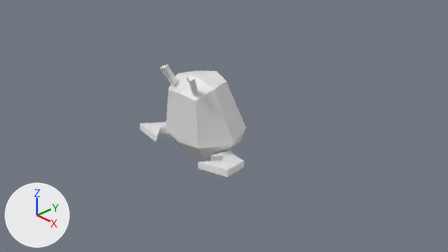
An edit to the Blender file Assets/antsy.blend, drawn before and after from the same camera.
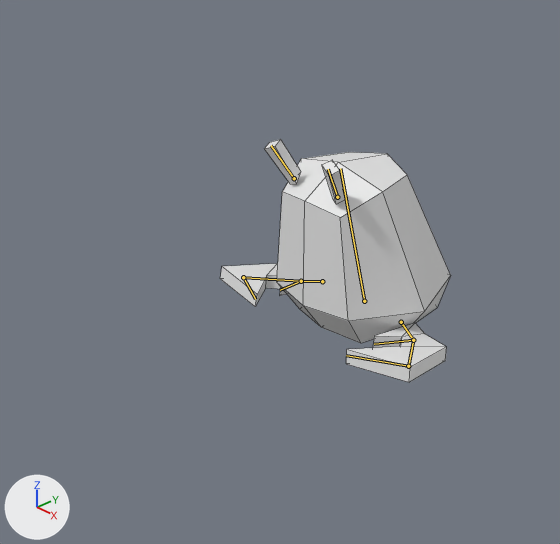
Each version appears first from the file's camera 'Camera', and next in a close-up on the part from 8% to 66% of the width and 0% to 100% of the height. Lighting does not change. The marker at lower left points along +X, +Y and +Z. Both versions are drawn at frame 8 of the action 'attack'; the numbers are the values there. The bones that bend it are drawn over the model as lines in the close-ups. The close-ups show mesh edges as thin lines.
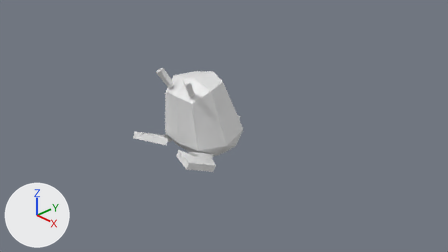
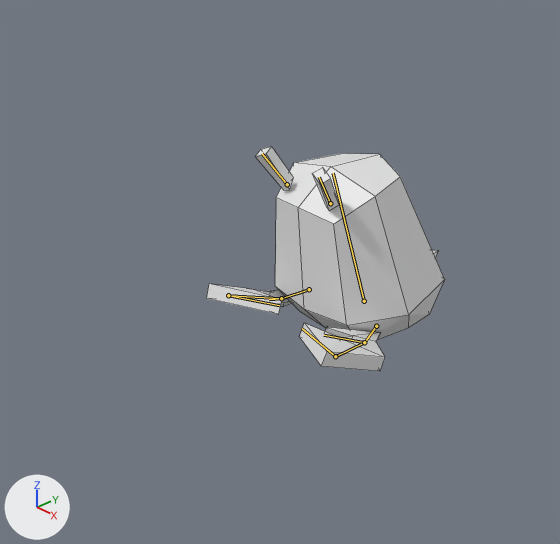
What the commit changed:
Bone 'Torso' (bone_torso) moves from (0.0, 0.0, 0.009) to (0.0, 0.0, 0.013).
Bone 'Torso' (bone_torso) turns from (7, 0, 0) to (10, 0, 0) degrees about its own x, y and z.
Bone 'Arm.L' (bone_arm_l) moves from (0.026, 0.036, -0.088) to (0.125, -0.126, 0.101).
Bone 'Arm.L' (bone_arm_l) turns from (37, 9, 20) to (88, 5, 33) degrees about its own x, y and z.
Bone 'Hand.L' (bone_hand_l) moves from (0.007, -0.056, 0.002) to (-0.024, -0.012, 0.009).
Bone 'Hand.L' (bone_hand_l) turns from (9, -13, -43) to (17, -16, -61) degrees about its own x, y and z.
Bone 'Finger.L' (bone_finger_l) moves from (0.103, 0.538, 0.064) to (0.217, 0.917, 0.09).
Bone 'Finger.L' (bone_finger_l) turns from (-2, -2, 23) to (-4, -2, 40) degrees about its own x, y and z.
Bone 'Thumb.L' (bone_thumb_l) moves from (-0.043, -0.024, -0.022) to (-0.126, -0.185, -0.039).
Bone 'Thumb.L' (bone_thumb_l) turns from (-1, -17, -41) to (4, -23, -73) degrees about its own x, y and z.
Bone 'Arm.R' (bone_arm_r) moves from (0.019, 0.046, 0.091) to (0.136, -0.105, -0.102).
Bone 'Arm.R' (bone_arm_r) turns from (-42, -11, 14) to (-92, -14, 26) degrees about its own x, y and z.
Bone 'Hand.R' (bone_hand_r) moves from (0.042, -0.142, -0.023) to (0.089, -0.137, -0.034).
Bone 'Hand.R' (bone_hand_r) turns from (16, 10, 53) to (26, 10, 75) degrees about its own x, y and z.
Bone 'Finger.R' (bone_finger_r) moves from (-0.146, 0.522, 0.053) to (-0.288, 0.884, 0.07).
Bone 'Finger.R' (bone_finger_r) turns from (-2, 1, -23) to (-3, 1, -40) degrees about its own x, y and z.
Bone 'Thumb.R' (bone_thumb_r) moves from (0.139, -0.03, -0.053) to (0.29, -0.186, -0.091).
Bone 'Thumb.R' (bone_thumb_r) turns from (2, 15, 53) to (9, 18, 90) degrees about its own x, y and z.

Boxes [x1, y1, x2, y2] around the edits, measured in the close-ups (560 x 544 px):
'Cube', posed (7% shorter)
    before: [220, 139, 451, 382]
    after: [207, 146, 444, 371]
bone 'Torso', root to tip
    before: (364, 301) to (340, 168)
    after: (364, 301) to (333, 173)
bone 'Arm.L', root to tip
    before: (322, 281) to (301, 281)
    after: (309, 289) to (281, 298)
bone 'Hand.L', root to tip
    before: (301, 281) to (243, 277)
    after: (281, 298) to (228, 295)
bone 'Finger.L', root to tip
    before: (243, 277) to (255, 299)
    after: (228, 295) to (279, 305)
bone 'Thumb.L', root to tip
    before: (301, 281) to (280, 290)
    after: (281, 298) to (269, 299)
bone 'Arm.R', root to tip
    before: (401, 322) to (413, 340)
    after: (376, 326) to (364, 342)
bone 'Hand.R', root to tip
    before: (413, 340) to (408, 366)
    after: (364, 342) to (335, 356)
bone 'Finger.R', root to tip
    before: (408, 366) to (346, 355)
    after: (335, 356) to (302, 328)
bone 'Thumb.R', root to tip
    before: (413, 340) to (374, 344)
    after: (364, 342) to (324, 335)
